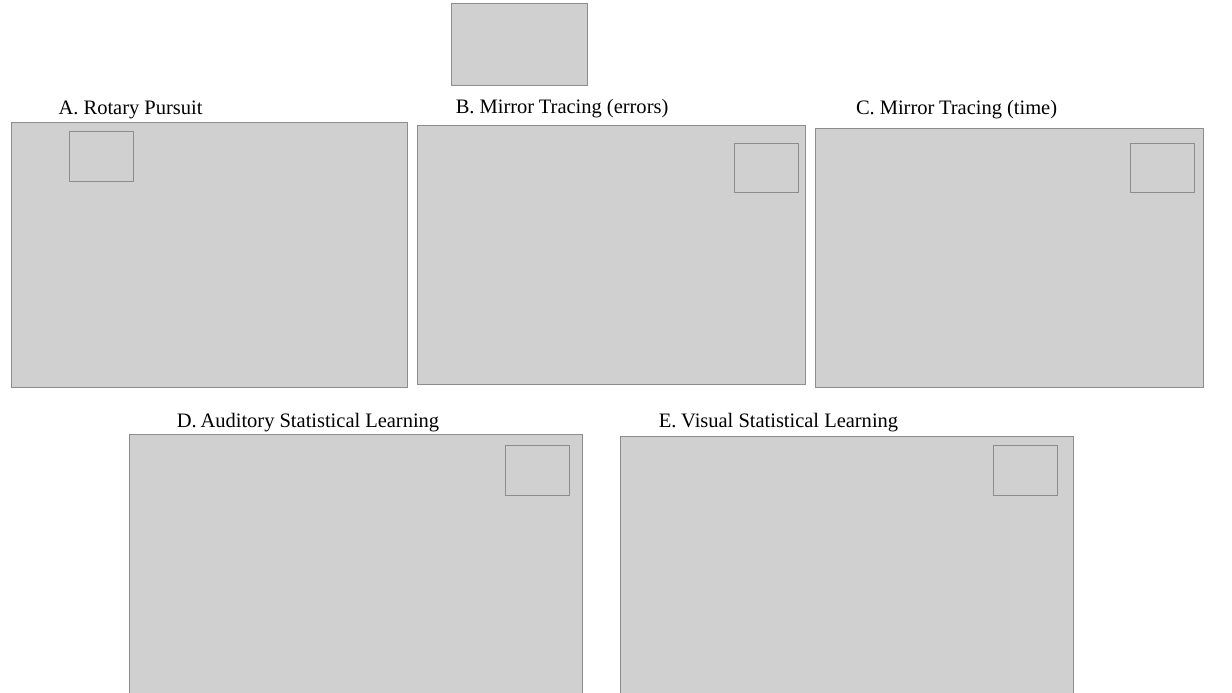
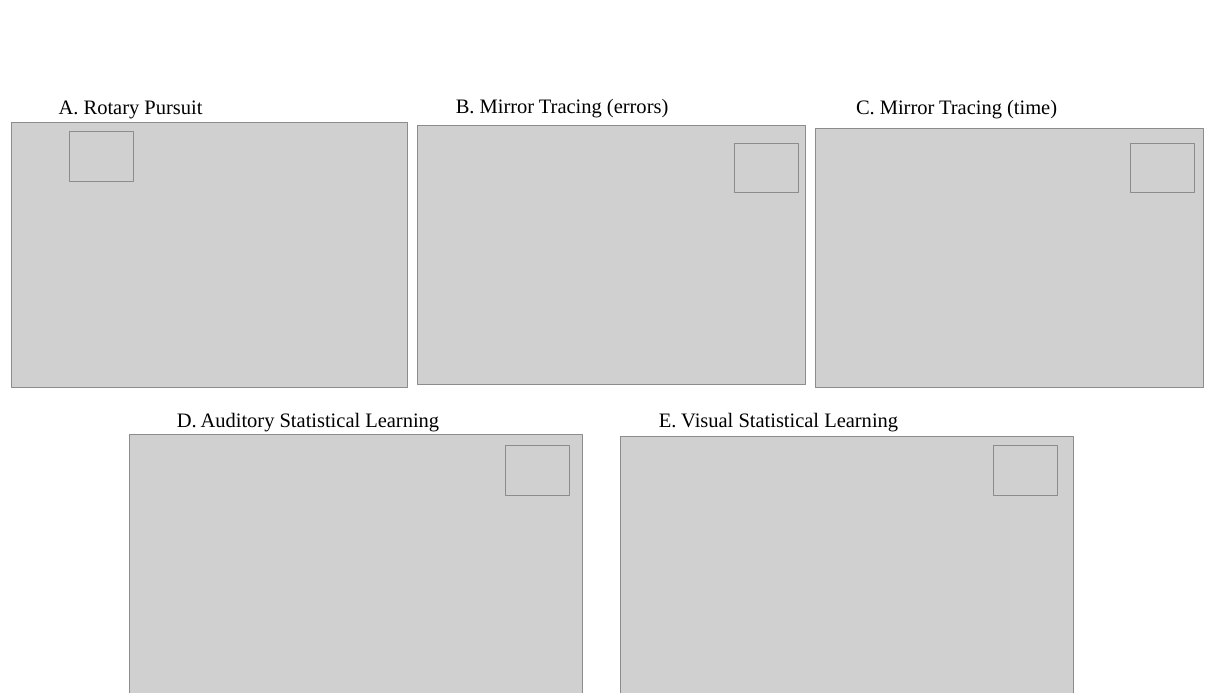
Before and after one commit to oozernov/procedural-learning, a slide deck: slide 3 of PL_figures011221.pptx. Drawn at 1232x693 pixels with LibreOffice and Linux fonts; fonts in the diff are those of the drawing; grey boxes stand for pictures. Boxes give left, top, right and bottom in pixels: in the first picture for what was removed or moved away, otherwise in the second. Text is boxed around its words. In the diff, an @@ line names an element or a change of style, - is before the commit and + after.

```diff
--- a/PL_figures011221.pptx
+++ b/PL_figures011221.pptx
@@ picture removed at bbox=[452, 4, 588, 86] @@
```
Also in this commit, not shown: 1 other slide changed, 15 other files.
